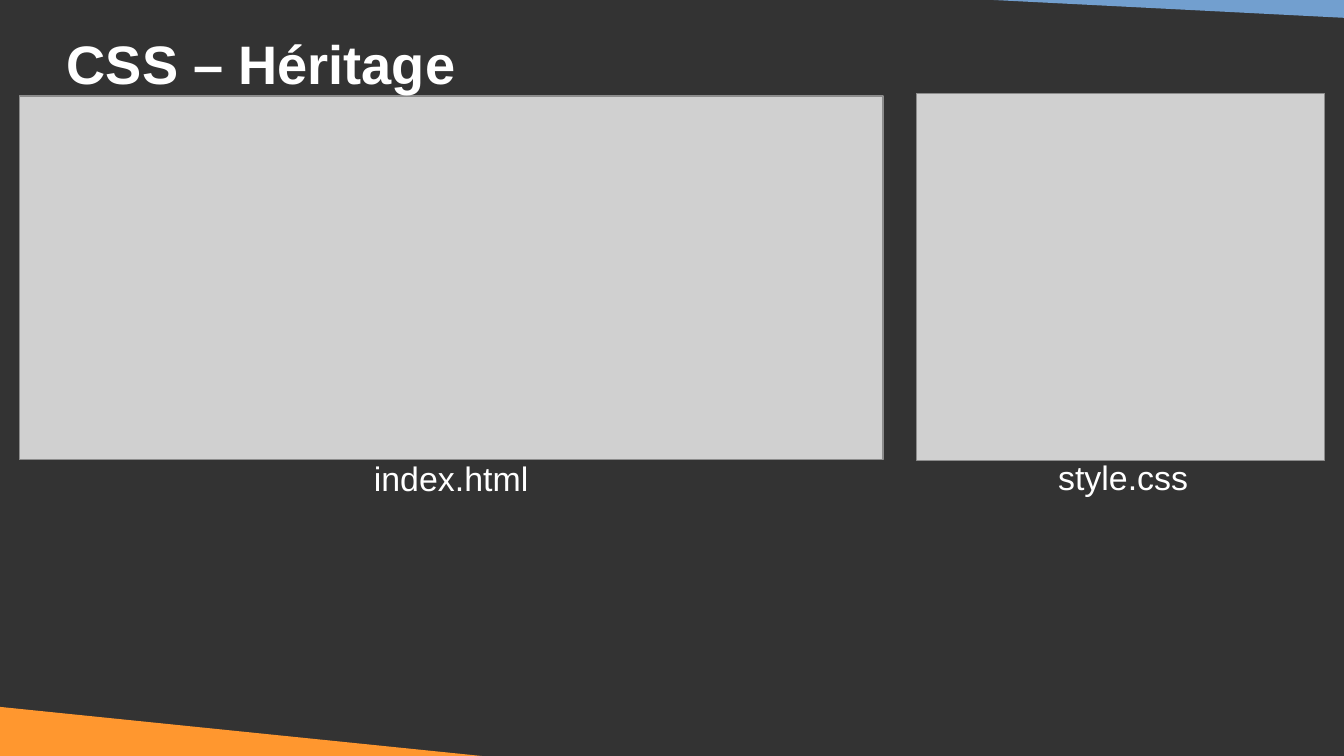
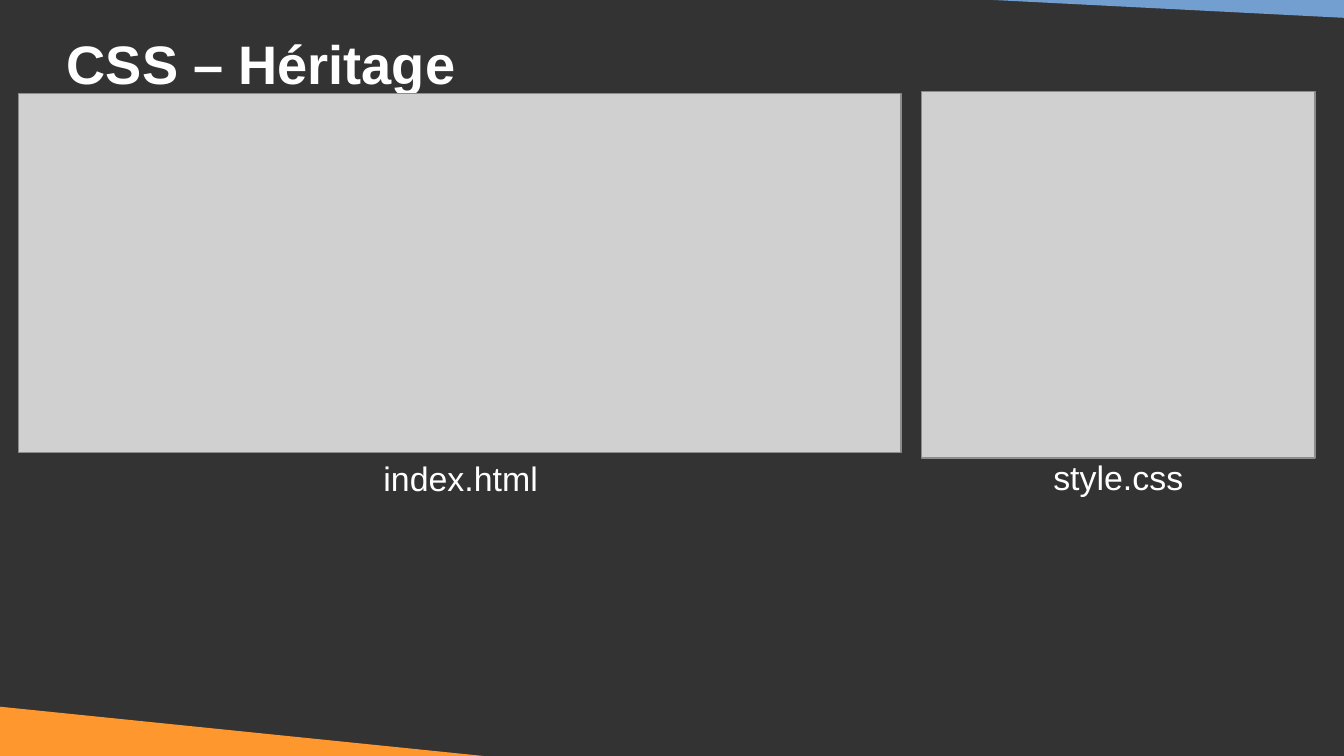
Before and after one commit to DanYellow/cours, a slide deck: slide 80 of integration-web-s1/travaux-pratiques/numero-3/presentation.odp (slide 79 before the commit). Drawn at 1344x756 pixels with LibreOffice and Linux fonts; fonts in the diff are those of the drawing; grey boxes stand for pictures. Boxes give left, top, right and bottom in pixels: in the first picture for what was removed or moved away, otherwise in the second. Text is boxed around its words. In the diff, an @@ line names an element or a change of style, - is before the commit and + after.

```diff
--- a/integration-web-s1/travaux-pratiques/numero-3/presentation.odp
+++ b/integration-web-s1/travaux-pratiques/numero-3/presentation.odp
@@ picture: place and size @@
-picture at <box>20,96,884,460</box>
+picture at <box>18,94,901,454</box>
@@ picture: place and size @@
-picture at <box>917,94,1326,461</box>
+picture at <box>922,91,1316,457</box>
@@ title "index.html": place and size @@
-title "index.html" at <box>374,466,528,492</box>
+title "index.html" at <box>383,466,537,492</box>
@@ title "style.css": place and size @@
-title "style.css" at <box>1058,465,1188,497</box>
+title "style.css" at <box>1053,465,1183,497</box>
```
Also in this commit, not shown: 15 other slides changed, 1 slide added, 1 other file.
